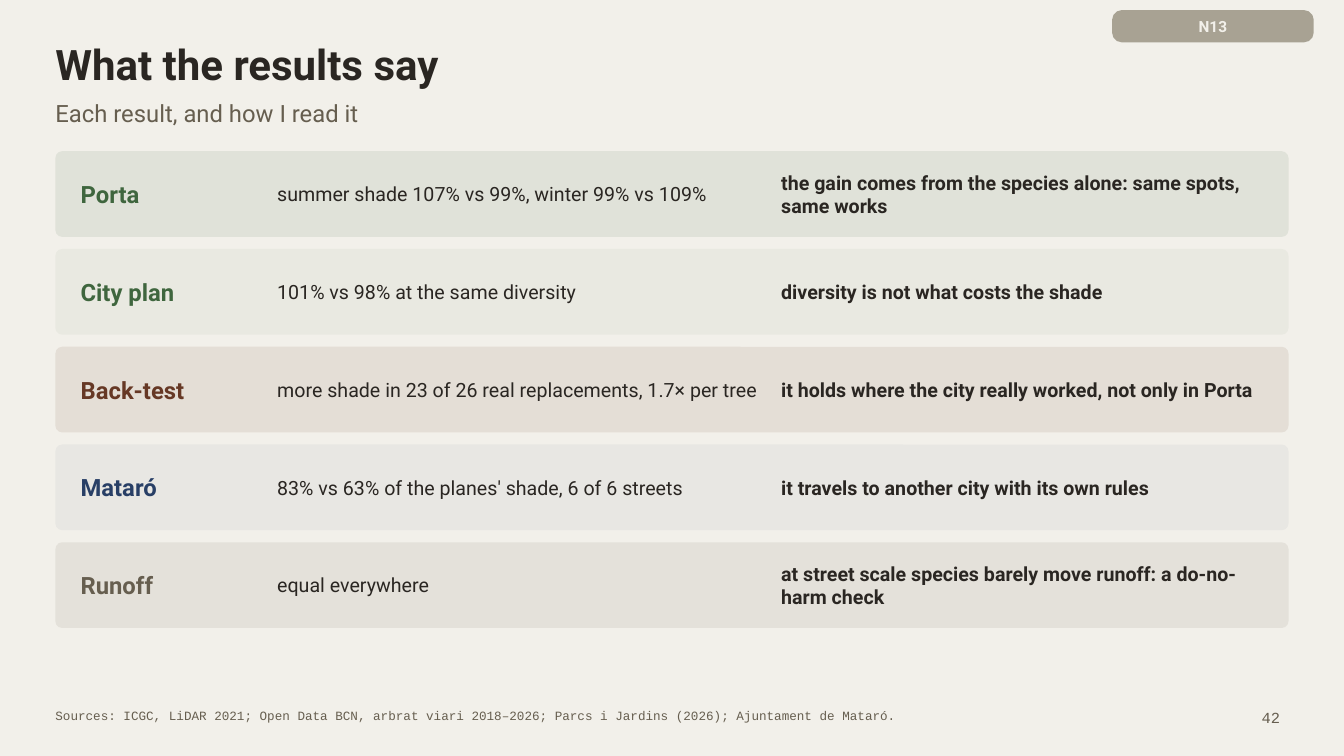
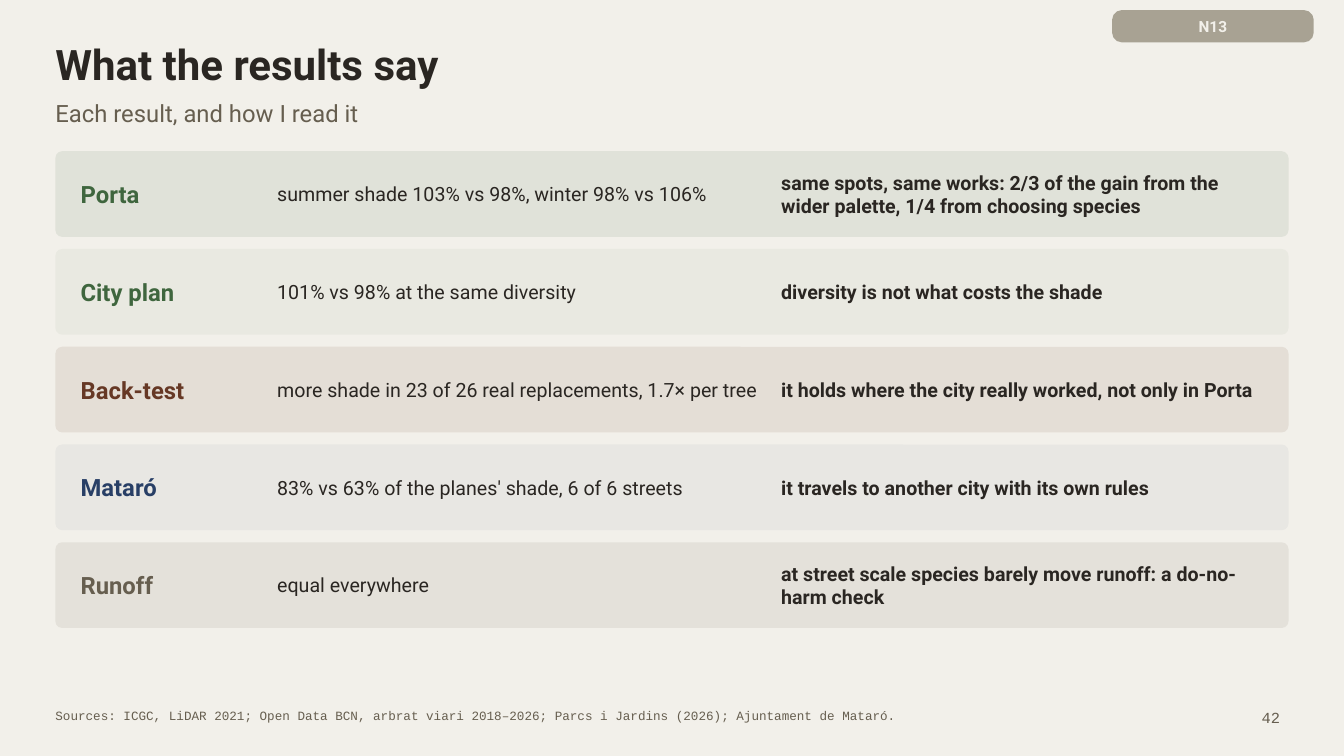
Before and after one commit to giofox96/shade-and-sponge, a slide deck: slide 42 of slides/final/shade_and_sponge_final_new.pptx. Drawn at 1344x756 pixels with LibreOffice and Linux fonts; fonts in the diff are those of the drawing. Boxes give left, top, right and bottom in pixels: in the first picture for what was removed or moved away, otherwise in the second. Text is boxed around its words. In the diff, an @@ line names an element or a change of style, - is before the commit and + after.

```diff
--- a/slides/final/shade_and_sponge_final_new.pptx
+++ b/slides/final/shade_and_sponge_final_new.pptx
@@ text at <box>781,175,1218,217</box>: text changed @@
-the gain comes from the species alone: same spots, same works
+same spots, same works: 2/3 of the gain from the wider palette, 1/4 from choosing species
@@ text at <box>277,186,706,204</box>: text changed @@
-summer shade 107% vs 99%, winter 99% vs 109%
+summer shade 103% vs 98%, winter 98% vs 106%
```
Also in this commit, not shown: 2 other slides changed, 1 other file.
